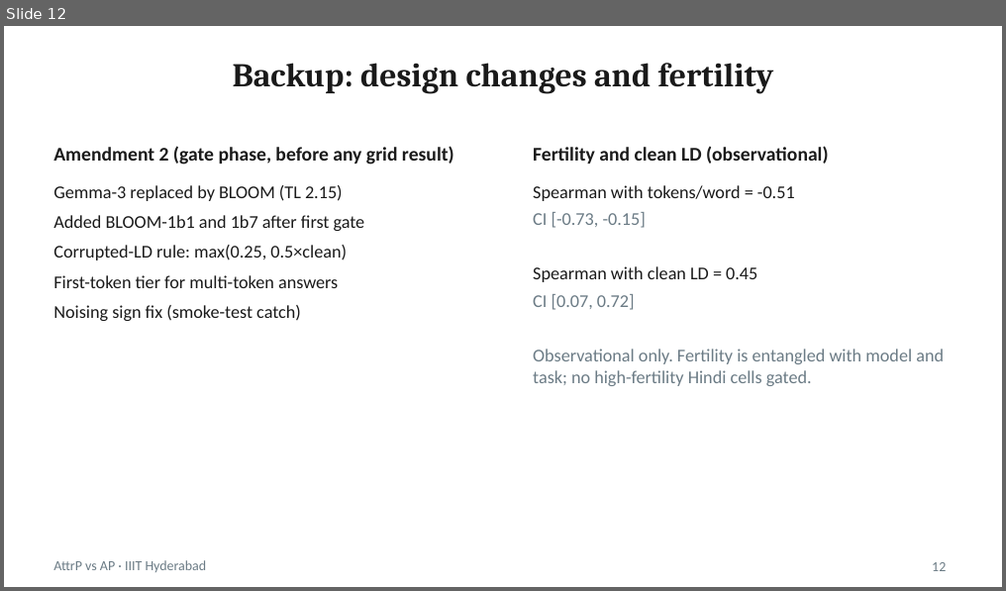
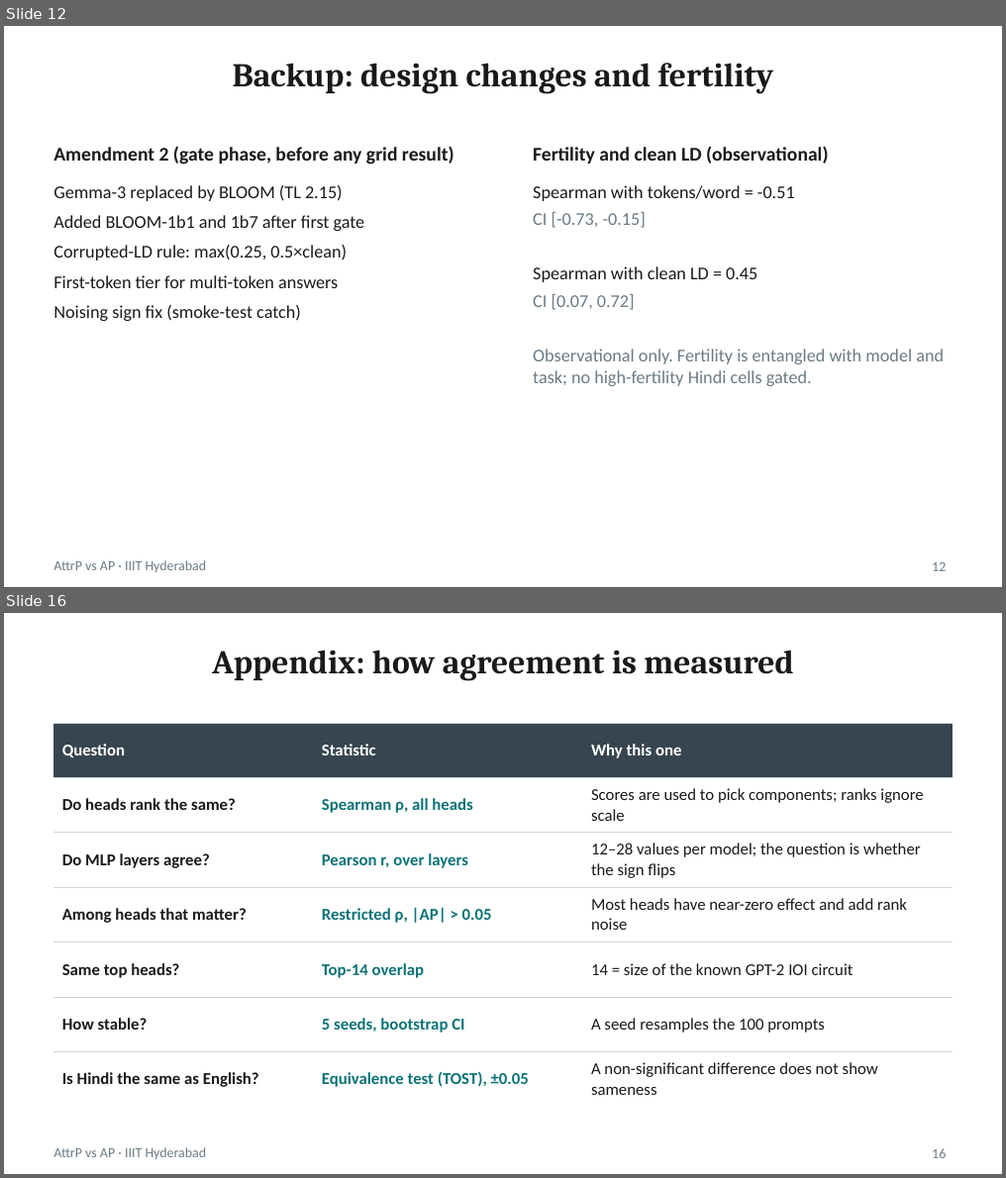
Before and after one commit to hrishirajmitra/attrp-ap-hindi, a slide deck: slides/results/results_deck.pptx. Shown one above the other, each under a label of ours: slide 12 before the commit, slides 12 and 16 after it; the slides between them are not shown. The pictures are 1006x591 and 1006x1178 pixels, drawn with LibreOffice and Linux fonts; fonts in the diff are those of the drawing. Boxes give left, top, right and bottom in pixels: in the first picture for what was removed or moved away, otherwise in the second. Text is boxed around its words. In the diff, an @@ line names an element or a change of style, - is before the commit and + after.

```diff
--- a/slides/results/results_deck.pptx
+++ b/slides/results/results_deck.pptx
@@ slide 16 added at (4, 613, 1002, 1174), background #FFFFFF; not listed: 1 template element that a slide beside it also shows @@
@@ title added at (212, 650, 793, 681), 24 pt, text #1A1A1A, bold @@
+Appendix: how agreement is measured
@@ table added at (54, 723, 952, 1099), 7 rows, 3 columns @@
+Question | Statistic | Why this one
+Do heads rank the same? | Spearman ρ, all heads | Scores are used to pick components; ranks ignore scale
+Do MLP layers agree? | Pearson r, over layers | 12–28 values per model; the question is whether the sign flips
+Among heads that matter? | Restricted ρ, |AP| > 0.05 | Most heads have near-zero effect and add rank noise
+Same top heads? | Top-14 overlap | 14 = size of the known GPT-2 IOI circuit
+How stable? | 5 seeds, bootstrap CI | A seed resamples the 100 prompts
+Is Hindi the same as English? | Equivalence test (TOST), ±0.05 | A non-significant difference does not show sameness
@@ page number added at (932, 1149, 945, 1158), 10 pt, text #6B7B85 @@
+16
```
Also in this commit, not shown: 5 other slides added, 3 other files.
